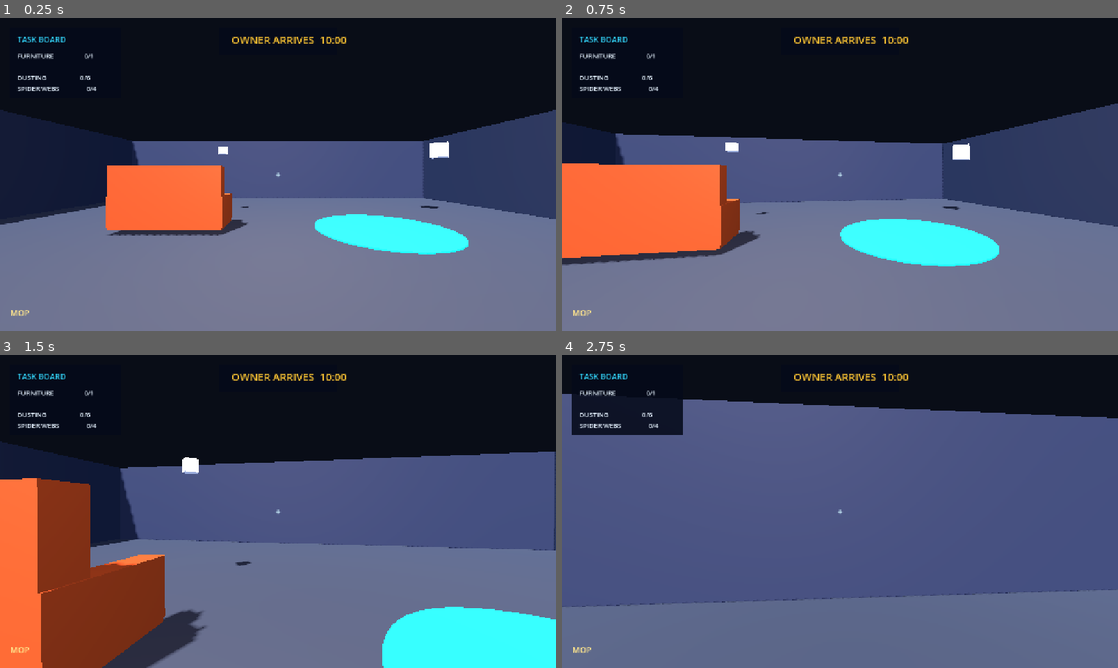
Above: before the commit, frames 1-4 (two rows, left to right).
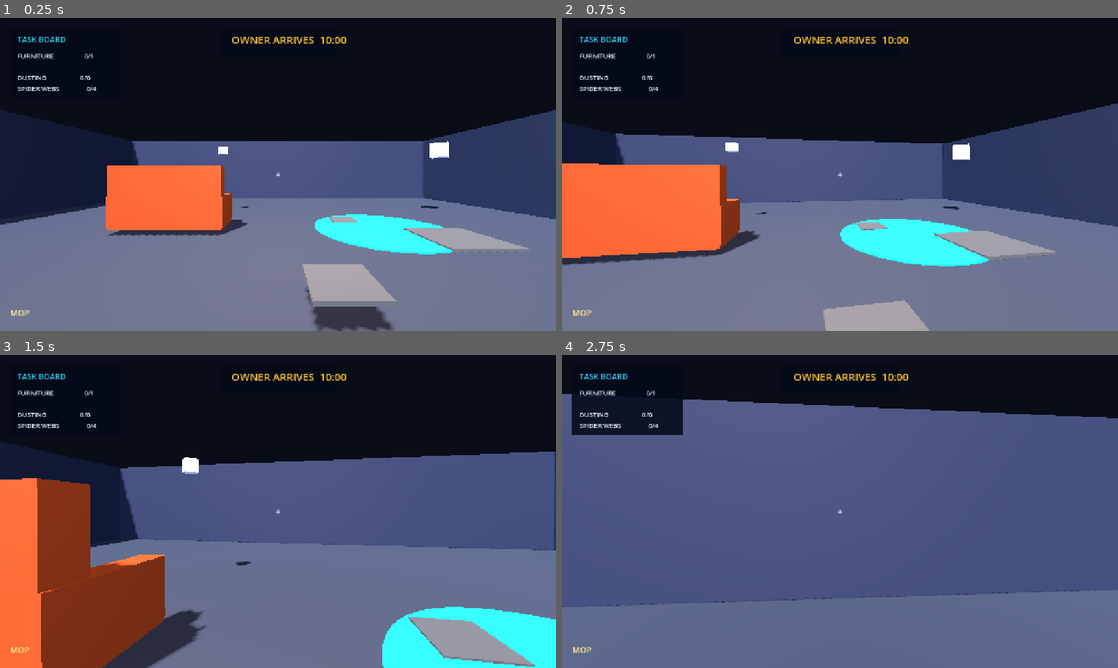
Above: after the commit, the same moments.

Repository: hisir-sys/buildathon-bdmi26-
Game: Godot game, scene res://scenes/main_room.tscn
Same seed, same stepped clock (60 frames per second), same inputs: the game is played once before the commit and once after it.
Inputs (mouse positions are in pixels of both pictures, inside the frame that each line leads up to):
- Up to frame 1 (0.25 s): no input
- Up to frame 2 (0.75 s): tap Enter at 0.5 s; move the mouse to (867, 174) at 0.52 s; hold W (move_forward) from 0.53 s (still down); hold E (interact) from 0.53 s (still down); click (867, 174) at 0.67 s
- Up to frame 3 (1.5 s): keep holding W (move_forward); move the mouse to (250, 511) at 1.27 s; release E (interact) at 1.28 s; tap E (interact) at 1.35 s
- Up to frame 4 (2.75 s): keep holding W (move_forward); move the mouse to (851, 505) at 2.02 s; hold E (interact) from 2.03 s (still down)

The runs differ from the first frame. In frame 1, 3.5% of the frame differs, in the area x 54-95%, y 63-100%; in frame 2, 2.5%; in frame 3, 1.8%; in frame 4, nothing differs.

Commit message:
[dusting] complete dust and spider web clearing with HUD progress tracking

Diff:
--- a/scenes/dusting_task.tscn
+++ b/scenes/dusting_task.tscn
@@ -9,7 +9,7 @@
 size = Vector3(0.8, 0.05, 0.8)
 
 [sub_resource type="StandardMaterial3D" id="StandardMaterial3D_jkltj"]
-albedo_color = Color(0.3779188, 0.37791887, 0.37791884, 1)
+albedo_color = Color(0.31431597, 0.31431618, 0.31431603, 1)
 
 [sub_resource type="BoxShape3D" id="BoxShape3D_8vrlf"]
 size = Vector3(2, 2, 2)
@@ -25,40 +25,43 @@
 [node name="DustSpots" type="Node3D" parent="." unique_id=940806558]
 
 [node name="DustSpot5" type="Area3D" parent="DustSpots" unique_id=609978687]
-transform = Transform3D(0.6, 0, 0, 0, 0.6, 0, 0, 0, 0.6, 0, 0.05, -3)
+transform = Transform3D(1, 0, 0, 0, 1, 0, 0, 0, 1, 0, 0.05, -3)
 script = ExtResource("1_jkltj")
 
 [node name="CollisionShape3D" type="CollisionShape3D" parent="DustSpots/DustSpot5" unique_id=1585617280]
 shape = SubResource("BoxShape3D_1vivr")
 
 [node name="MeshInstance3D2" type="MeshInstance3D" parent="DustSpots/DustSpot5" unique_id=601077973]
+transform = Transform3D(1, 0, 0, 0, 1, 0, 0, 0, 1, 0, 0.088288546, 0)
 mesh = SubResource("BoxMesh_1vivr")
 surface_material_override/0 = SubResource("StandardMaterial3D_jkltj")
 
 [node name="DustSpot4" type="Area3D" parent="DustSpots" unique_id=2138686820]
-transform = Transform3D(0.6, 0, 0, 0, 0.6, 0, 0, 0, 0.6, -3, 0.05, -1)
+transform = Transform3D(1, 0, 0, 0, 1, 0, 0, 0, 1, -3, 0.05, -1)
 script = ExtResource("1_jkltj")
 
 [node name="CollisionShape3D" type="CollisionShape3D" parent="DustSpots/DustSpot4" unique_id=18581284]
 shape = SubResource("BoxShape3D_1vivr")
 
 [node name="MeshInstance3D2" type="MeshInstance3D" parent="DustSpots/DustSpot4" unique_id=334585757]
+transform = Transform3D(1, 0, 0, 0, 1, 0, 0, 0, 1, 1.5268495, 0.40754974, 2.645823)
 mesh = SubResource("BoxMesh_1vivr")
 surface_material_override/0 = SubResource("StandardMaterial3D_jkltj")
 
 [node name="DustSpot2" type="Area3D" parent="DustSpots" unique_id=601804398]
-transform = Transform3D(0.6, 0, 0, 0, 0.6, 0, 0, 0, 0.6, -2, 0.05, 2)
+transform = Transform3D(1, 0, 0, 0, 1, 0, 0, 0, 1, -2, 0.05, 2)
 script = ExtResource("1_jkltj")
 
 [node name="CollisionShape3D" type="CollisionShape3D" parent="DustSpots/DustSpot2" unique_id=834004771]
 shape = SubResource("BoxShape3D_1vivr")
 
 [node name="MeshInstance3D2" type="MeshInstance3D" parent="DustSpots/DustSpot2" unique_id=1200945827]
+transform = Transform3D(1, 0, 0, 0, 1, 0, 0, 0, 1, -4.1972404, 0.68987936, 2.1900063)
 mesh = SubResource("BoxMesh_1vivr")
 surface_material_override/0 = SubResource("StandardMaterial3D_jkltj")
 
 [node name="DustSpot3" type="Area3D" parent="DustSpots" unique_id=1100446270]
-transform = Transform3D(0.6, 0, 0, 0, 0.6, 0, 0, 0, 0.6, 3, 0.05, -1)
+transform = Transform3D(1, 0, 0, 0, 1, 0, 0, 0, 1, 3, 0.05, -1)
 collision_layer = 2
 script = ExtResource("1_jkltj")
 
@@ -66,11 +69,12 @@
 shape = SubResource("BoxShape3D_1vivr")
 
 [node name="MeshInstance3D2" type="MeshInstance3D" parent="DustSpots/DustSpot3" unique_id=1841498267]
+transform = Transform3D(1.9999995, 0, 0, 0, 1.9999995, 0, 0, 0, 1.9999995, -0.8345723, 0.074181676, 0)
 mesh = SubResource("BoxMesh_1vivr")
 surface_material_override/0 = SubResource("StandardMaterial3D_jkltj")
 
 [node name="DustSpot1" type="Area3D" parent="DustSpots" unique_id=849014540]
-transform = Transform3D(0.6, 0, 0, 0, 0.6, 0, 0, 0, 0.6, 2, 0.05, 2)
+transform = Transform3D(1, 0, 0, 0, 1, 0, 0, 0, 1, 2, 0.1, 5.213)
 collision_layer = 2
 collision_mask = 4294967044
 script = ExtResource("1_jkltj")
@@ -79,6 +83,7 @@
 shape = SubResource("BoxShape3D_1vivr")
 
 [node name="MeshInstance3D2" type="MeshInstance3D" parent="DustSpots/DustSpot1" unique_id=1479866108]
+transform = Transform3D(1.9999996, 0, 0, 0, 1.9999996, 0, 0, 0, 1.9999996, -16.364445, 0.14383459, -9.559836)
 mesh = SubResource("BoxMesh_1vivr")
 surface_material_override/0 = SubResource("StandardMaterial3D_jkltj")
 
@@ -135,5 +140,5 @@
 surface_material_override/0 = SubResource("StandardMaterial3D_qbdty")
 
 [node name="CollisionShape3D" type="CollisionShape3D" parent="." unique_id=197766112]
-transform = Transform3D(1, 0, 0, 0, 1, 0, 0, 0, 1, 0, 0, -1.5)
+transform = Transform3D(1, 0, 0, 0, 1, 0, 0, 0, 1, 1.3557153, 0, -1.0629183)
 shape = SubResource("SphereShape3D_1vivr")
--- a/scripts/dusting_task.gd
+++ b/scripts/dusting_task.gd
@@ -6,21 +6,44 @@
 @onready var dust_spots: Array = $DustSpots.get_children()
 @onready var spider_webs: Array = $SpiderWebs.get_children()
 
+var dust_cleaned: int = 0
+var webs_cleaned: int = 0
+var total_count: int = 0
 var cleaned_count: int = 0
-var total_count: int = 0
+
 
 func _ready() -> void:
 	add_to_group("dusting_task")
 	total_count = dust_spots.size() + spider_webs.size()
+	_update_hud()
+
 
 func clean_spot(dirty_spot: Area3D) -> void:
-	if dirty_spot.visible:
-		dirty_spot.visible = false
-		dirty_spot.get_node("CollisionShape3D").disabled = true
-		cleaned_count += 1
-		_check_completion()
+	print("clean_spot called on: ", dirty_spot.name)
+	if not dirty_spot.visible:
+		return
+
+	dirty_spot.visible = false
+	dirty_spot.get_node("CollisionShape3D").disabled = true
+	cleaned_count += 1
+
+	if dirty_spot in dust_spots:
+		dust_cleaned += 1
+	elif dirty_spot in spider_webs:
+		webs_cleaned += 1
+
+	_update_hud()
+	_check_completion()
+
+
+func _update_hud() -> void:
+	var hud := get_tree().get_first_node_in_group("hud")
+	print("hud found: ", hud)
+	if hud:
+		hud.update_dusting(dust_cleaned, dust_spots.size())
+		hud.update_webs(webs_cleaned, spider_webs.size())
+
 
 func _check_completion() -> void:
 	if cleaned_count >= total_count:
-		print("Dusting task completed!")
 		emit_signal("dusting_task_completed")
--- a/scripts/hud.gd
+++ b/scripts/hud.gd
@@ -4,9 +4,17 @@
 @onready var interaction_label: Label = $InteractionPrompt/Label
 @onready var task_label: Label = $TaskBoard/TaskLabel
 
+var furniture_done: int = 0
+var furniture_total: int = 1
+var dusting_done: int = 0
+var dusting_total: int = 6
+var webs_done: int = 0
+var webs_total: int = 4
+
 
 func _ready() -> void:
 	set_interaction_prompt("")
+	_refresh_task_board()
 
 
 func set_interaction_prompt(prompt_text: String) -> void:
@@ -15,5 +23,26 @@
 
 
 func mark_sofa_complete() -> void:
-	task_label.text = "FURNITURE                  1/1"
+	furniture_done = furniture_total
+	_refresh_task_board()
 	set_interaction_prompt("TASK COMPLETE")
+
+
+func update_dusting(done: int, total: int) -> void:
+	dusting_done = done
+	dusting_total = total
+	_refresh_task_board()
+
+
+func update_webs(done: int, total: int) -> void:
+	webs_done = done
+	webs_total = total
+	_refresh_task_board()
+
+
+func _refresh_task_board() -> void:
+	task_label.text = "FURNITURE                  %d/%d\n\nDUSTING                    %d/%d\nSPIDER WEBS                %d/%d" % [
+		furniture_done, furniture_total,
+		dusting_done, dusting_total,
+		webs_done, webs_total
+	]
